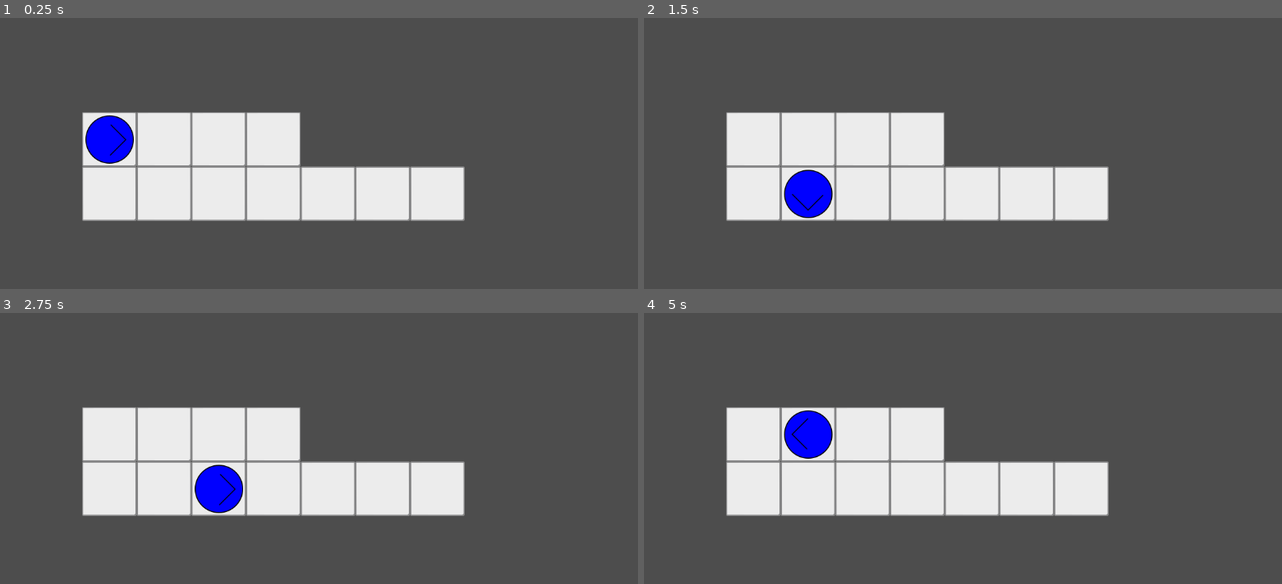
Above: before the commit, frames 1-4 (two rows, left to right).
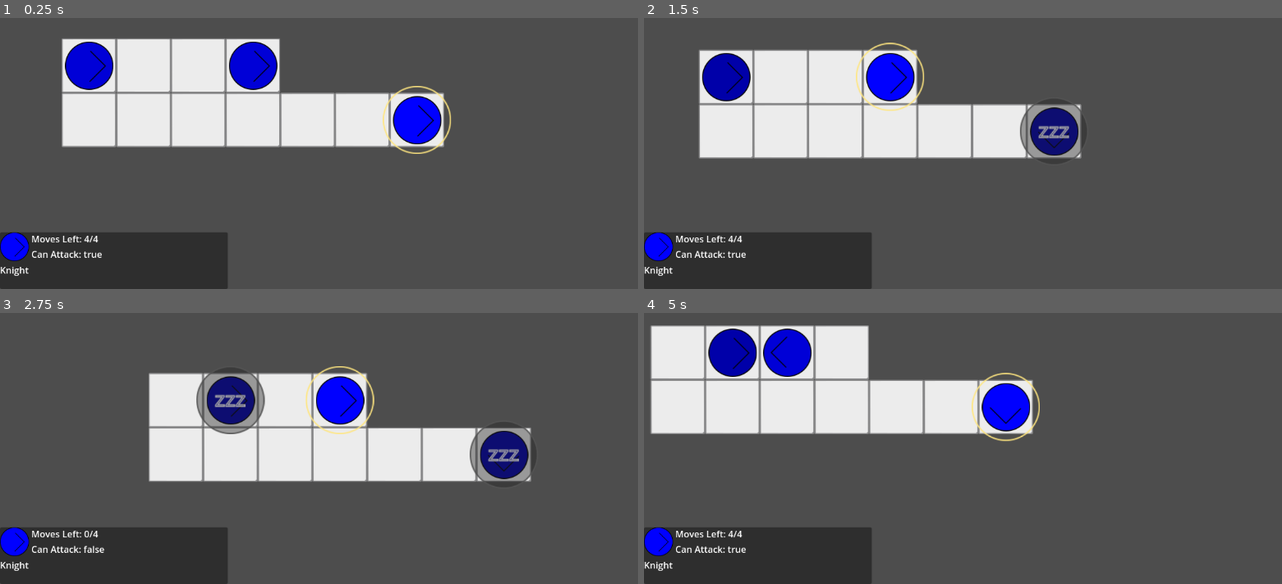
Above: after the commit, the same moments.

Repository: mathew-tran/onlyone
Game: Godot game, scene res://Scenes/Main.tscn
Two runs of this game, one before a commit and one after it. Both use one fixed random seed, a clock stepped at 60 frames per second and the inputs below.
Inputs:
- Up to frame 1 (0.25 s): no input
- Up to frame 2 (1.5 s): tap Enter (end_turn, bound only after the commit) at 0.5, 0.8, 1.35 s; hold D (right) 0.53-1.28 s; tap Space (attack) at 0.6 s; hold S (down) from 1.28 s (still down)
- Up to frame 3 (2.75 s): tap Tab (tab, bound only after the commit) at 1.55 s; release S (down) at 2.03 s; hold D (right) from 2.03 s (still down); hold Tab (tab, bound only after the commit) from 2.03 s (still down); tap Space (attack) at 2.3 s
- Up to frame 4 (5 s): release D (right) at 2.78 s; release Tab (tab, bound only after the commit) at 2.78 s; hold W (up) 2.78-3.53 s; tap Space (attack) at 2.85, 4.55 s; tap Enter (end_turn, bound only after the commit) at 3.05, 3.6 s; hold Tab (tab, bound only after the commit) 3.53-4.28 s; hold A (left) from 3.53 s (still down); tap Tab (tab, bound only after the commit) at 4.35 s

The runs differ from the first frame. In frame 1, 38% of the frame differs, in the area x 0-73%, y 7-100%; in frame 2, 34%; in frame 3, 30%; in frame 4, 39%, in the area x 0-73%, y 4-100%.

Commit message:
allow player to complete turns and tab between incomplete pawns

Diff:
--- /dev/null
+++ b/Content/CharacterData.gd
@@ -0,0 +1,7 @@
+extends Resource
+
+class_name CharacterData
+
+@export var Name = ""
+@export var Moves = 3
+@export var CharImage : Texture2D
--- /dev/null
+++ b/Content/Characters/Knight_CharacterData.tres
@@ -0,0 +1,11 @@
+[gd_resource type="Resource" script_class="CharacterData" load_steps=3 format=3 uid="uid://5bjel7qo2qqg"]
+
+[ext_resource type="Script" uid="uid://cvnca3hc0gyfj" path="res://Content/CharacterData.gd" id="1_7lmro"]
+[ext_resource type="Texture2D" uid="uid://cwnwy5k2nn5es" path="res://Art/Knight.png" id="1_enjg0"]
+
+[resource]
+script = ExtResource("1_7lmro")
+Name = "Knight"
+Moves = 4
+CharImage = ExtResource("1_enjg0")
+metadata/_custom_type_script = "uid://cvnca3hc0gyfj"
--- a/Prefabs/Pawn.tscn
+++ b/Prefabs/Pawn.tscn
@@ -1,13 +1,17 @@
-[gd_scene load_steps=4 format=3 uid="uid://ktwoml5qvsxe"]
+[gd_scene load_steps=7 format=3 uid="uid://ktwoml5qvsxe"]
 
 [ext_resource type="Texture2D" uid="uid://cwnwy5k2nn5es" path="res://Art/Knight.png" id="1_4orw8"]
 [ext_resource type="Script" uid="uid://dfjye1cc2jtpq" path="res://Scripts/Pawn.gd" id="1_ohklm"]
+[ext_resource type="Resource" uid="uid://5bjel7qo2qqg" path="res://Content/Characters/Knight_CharacterData.tres" id="2_mq203"]
+[ext_resource type="Texture2D" uid="uid://75wg7267x21j" path="res://Art/Highlight.png" id="4_qcmd7"]
+[ext_resource type="Texture2D" uid="uid://orhjtp17nisk" path="res://Art/TiredHighlight.png" id="5_dfchu"]
 
 [sub_resource type="CircleShape2D" id="CircleShape2D_4orw8"]
 radius = 28.72
 
 [node name="Pawn" type="Area2D"]
 script = ExtResource("1_ohklm")
+CharData = ExtResource("2_mq203")
 
 [node name="TextureRect" type="TextureRect" parent="."]
 custom_minimum_size = Vector2(85, 85)
@@ -20,6 +24,30 @@
 expand_mode = 4
 stretch_mode = 5
 
+[node name="Higlight" type="TextureRect" parent="."]
+visible = false
+custom_minimum_size = Vector2(120, 90)
+offset_left = -60.0
+offset_top = -60.0
+offset_right = 60.0
+offset_bottom = 60.0
+pivot_offset = Vector2(60, 60)
+texture = ExtResource("4_qcmd7")
+expand_mode = 4
+stretch_mode = 5
+
+[node name="TiredHighlight" type="TextureRect" parent="."]
+visible = false
+custom_minimum_size = Vector2(120, 90)
+offset_left = -60.0
+offset_top = -60.0
+offset_right = 60.0
+offset_bottom = 60.0
+pivot_offset = Vector2(60, 60)
+texture = ExtResource("5_dfchu")
+expand_mode = 4
+stretch_mode = 5
+
 [node name="CollisionShape2D" type="CollisionShape2D" parent="."]
 shape = SubResource("CircleShape2D_4orw8")
 
--- /dev/null
+++ b/Prefabs/UI/CurrentCharacterUI.tscn
@@ -0,0 +1,44 @@
+[gd_scene load_steps=3 format=3 uid="uid://ccrj4phptewfq"]
+
+[ext_resource type="Texture2D" uid="uid://cwnwy5k2nn5es" path="res://Art/Knight.png" id="1_8fn3n"]
+[ext_resource type="Script" uid="uid://bfhrs36tuenoa" path="res://Scripts/UI/CurrentCharacterUI.gd" id="1_f73f1"]
+
+[node name="Panel" type="Panel"]
+custom_minimum_size = Vector2(400, 100)
+anchors_preset = 2
+anchor_top = 1.0
+anchor_bottom = 1.0
+offset_top = -50.0
+offset_right = 250.0
+grow_vertical = 0
+script = ExtResource("1_f73f1")
+
+[node name="HBoxContainer" type="HBoxContainer" parent="."]
+layout_mode = 0
+offset_right = 40.0
+offset_bottom = 40.0
+
+[node name="VBoxContainer2" type="VBoxContainer" parent="HBoxContainer"]
+layout_mode = 2
+
+[node name="TextureRect" type="TextureRect" parent="HBoxContainer/VBoxContainer2"]
+custom_minimum_size = Vector2(50, 50)
+layout_mode = 2
+texture = ExtResource("1_8fn3n")
+expand_mode = 4
+stretch_mode = 5
+
+[node name="Label" type="Label" parent="HBoxContainer/VBoxContainer2"]
+layout_mode = 2
+text = "KNIGHT"
+
+[node name="VBoxContainer" type="VBoxContainer" parent="HBoxContainer"]
+layout_mode = 2
+
+[node name="Label" type="Label" parent="HBoxContainer/VBoxContainer"]
+layout_mode = 2
+text = "Moves Left"
+
+[node name="Label2" type="Label" parent="HBoxContainer/VBoxContainer"]
+layout_mode = 2
+text = "bCanShoot"
--- a/Scenes/Main.tscn
+++ b/Scenes/Main.tscn
@@ -1,10 +1,14 @@
-[gd_scene load_steps=3 format=3 uid="uid://b6ruj6kr3b8ul"]
+[gd_scene load_steps=5 format=3 uid="uid://b6ruj6kr3b8ul"]
 
 [ext_resource type="PackedScene" uid="uid://dovjqvgagph61" path="res://Prefabs/AvailableTile.tscn" id="1_r150o"]
+[ext_resource type="Script" uid="uid://c08c3g1akko6l" path="res://Scripts/Game.gd" id="1_rgh2o"]
 [ext_resource type="PackedScene" uid="uid://ktwoml5qvsxe" path="res://Prefabs/Pawn.tscn" id="2_idj7w"]
+[ext_resource type="PackedScene" uid="uid://ccrj4phptewfq" path="res://Prefabs/UI/CurrentCharacterUI.tscn" id="3_kln2b"]
 
-[node name="Node2D" type="Node2D"]
+[node name="Game" type="Node2D" node_paths=PackedStringArray("CurrentPawn") groups=["Game"]]
 position = Vector2(192, 384)
+script = ExtResource("1_rgh2o")
+CurrentPawn = NodePath("PawnList/Pawn")
 
 [node name="Tiles" type="Node2D" parent="."]
 
@@ -40,4 +44,19 @@
 [node name="AvailableTile11" parent="Tiles" instance=ExtResource("1_r150o")]
 position = Vector2(576, 96)
 
-[node name="Pawn" parent="." instance=ExtResource("2_idj7w")]
+[node name="CanvasLayer" type="CanvasLayer" parent="."]
+
+[node name="Panel" parent="CanvasLayer" instance=ExtResource("3_kln2b")]
+
+[node name="Camera2D" type="Camera2D" parent="."]
+position_smoothing_enabled = true
+
+[node name="PawnList" type="Node2D" parent="."]
+
+[node name="Pawn" parent="PawnList" instance=ExtResource("2_idj7w")]
+
+[node name="Pawn2" parent="PawnList" instance=ExtResource("2_idj7w")]
+position = Vector2(288, 0)
+
+[node name="Pawn3" parent="PawnList" instance=ExtResource("2_idj7w")]
+position = Vector2(576, 96)
--- /dev/null
+++ b/Scripts/Autoload/Helper.gd
@@ -0,0 +1,4 @@
+extends Node
+
+func GetGame() -> Game:
+	return get_tree().get_nodes_in_group("Game")[0]
--- /dev/null
+++ b/Scripts/Game.gd
@@ -0,0 +1,59 @@
+extends Node2D
+
+class_name Game
+
+@export var CurrentPawn : Pawn
+
+signal OnPawnUpdate
+signal OnEndTurn
+
+var TabIndex = -1
+func _ready() -> void:
+	for pawn in GetPawnList():
+		pawn.Refresh()
+	OnEndTurn.connect(EndTurn)
+	EndTurn()
+
+func GetPawnList():
+	return $PawnList.get_children()
+
+func _input(event: InputEvent) -> void:
+	if event.is_action_pressed("tab"):
+		SwitchNextValidPawn()
+
+func SwitchNextValidPawn():
+	TabIndex += 1
+	if TabIndex >= len(GetPawnList()):
+		TabIndex = 0
+
+	if GetPawnList()[TabIndex].IsAvailable():
+		CurrentPawn.StallTurn()
+		CurrentPawn = GetPawnList()[TabIndex]
+		CurrentPawn.StartTurn()
+
+func DecideNextPawn():
+	var nextPawn : Pawn
+	if len(GetPawnList()) <= 0:
+		print("ALL PAWNS ARE DEAD")
+		return
+	for pawn in GetPawnList():
+		if pawn.IsAvailable():
+			nextPawn = pawn
+	if nextPawn:
+		nextPawn.StartTurn()
+		CurrentPawn = nextPawn
+		TabIndex = CurrentPawn.get_index()
+	else:
+		for pawn in GetPawnList():
+			pawn.Refresh()
+		DecideNextPawn()
+
+func EndTurn():
+	DecideNextPawn()
+
+func GetCurrentPawn():
+	return CurrentPawn
+
+func _process(delta: float) -> void:
+	if GetCurrentPawn():
+		$Camera2D.global_position = GetCurrentPawn().global_position
--- a/Scripts/Pawn.gd
+++ b/Scripts/Pawn.gd
@@ -15,15 +15,91 @@
 	DOWN
 }
 var bCanMove = true
+var bCanShoot = true
 
+enum PAWN_STATE {
+	TO_BE_USED,
+	USING,
+	TIRED
+}
+
+var CurrentState = PAWN_STATE.TO_BE_USED
 var CurrentDirection = DIRECTION.RIGHT
+
+var MovesLeft = 3
+
+signal OnCharacterUpdate(pawn)
+
+@export var CharData : CharacterData
+
+func IsTired():
+	return CurrentState == PAWN_STATE.TIRED
+
+func IsBeingUsed():
+	return CurrentState == PAWN_STATE.USING
+
+func IsAvailable():
+	return CurrentState == PAWN_STATE.TO_BE_USED
+
+func UpdateState(newState):
+	CurrentState = newState
+	UpdateSprite()
+
+func Refresh():
+	MovesLeft = CharData.Moves
+	bCanShoot = true
+	UpdateState(PAWN_STATE.TO_BE_USED)
+	set_process(false)
+	modulate = Color.ANTIQUE_WHITE
+
+func StartTurn():
+
+	Helper.GetGame().OnPawnUpdate.emit()
+	UpdateState(PAWN_STATE.USING)
+	print(name + " TURN START")
+	set_process(true)
+	modulate = Color.WHITE
+
+func StallTurn():
+	UpdateState(PAWN_STATE.TO_BE_USED)
+	modulate = Color.PINK
+	set_process(false)
+
+func EndTurn():
+	print(name + " TURN END")
+
+	UpdateState(PAWN_STATE.TIRED)
+	Helper.GetGame().OnEndTurn.emit()
+	set_process(false)
+	modulate = Color.DARK_GRAY
+
 
 func _ready() -> void:
 	pass
 
 func _process(delta: float) -> void:
-	if bCanMove == false:
+	if CurrentState != PAWN_STATE.USING:
 		return
+
+	if MovesLeft <= 0 and bCanShoot == false:
+		EndTurn()
+		return
+	if Input.is_action_just_pressed("end_turn"):
+		EndTurn()
+		return
+
+	if Input.is_action_just_pressed("attack"):
+		if bCanShoot:
+			bCanShoot = false
+			MovesLeft = 0
+			print(name + "shoot")
+			Helper.GetGame().OnPawnUpdate.emit()
+		return
+
+	if CanMove() == false:
+		return
+
+
 
 	var moveVector = Vector2.ZERO
 	if Input.is_action_just_pressed("left"):
@@ -58,7 +134,12 @@
 			MOVE_TEST_RESULT.OPEN_SPOT:
 				global_position += moveVector * Definitions.CellSize
 		bCanMove = true
+		MovesLeft -= 1
+		Helper.GetGame().OnPawnUpdate.emit()
 		UpdateSprite()
+
+func CanMove():
+	return MovesLeft > 0 and bCanMove
 
 func CheckResult(areas):
 	print(areas)
@@ -82,3 +163,12 @@
 			$TextureRect.rotation_degrees = 0
 		DIRECTION.DOWN:
 			$TextureRect.rotation_degrees = 90
+	if CurrentState == PAWN_STATE.USING:
+		$Higlight.visible = true
+	else:
+		$Higlight.visible = false
+
+	if CurrentState == PAWN_STATE.TIRED:
+		$TiredHighlight.visible = true
+	else:
+		$TiredHighlight.visible = false
--- /dev/null
+++ b/Scripts/UI/CurrentCharacterUI.gd
@@ -0,0 +1,17 @@
+extends Panel
+
+@onready var PawnImage = $HBoxContainer/VBoxContainer2/TextureRect
+@onready var PawnNameText = $HBoxContainer/VBoxContainer2/Label
+@onready var MovesLeftText = $HBoxContainer/VBoxContainer/Label
+@onready var CanShootText = $HBoxContainer/VBoxContainer/Label2
+
+func _ready() -> void:
+	Helper.GetGame().OnPawnUpdate.connect(OnPawnUpdate)
+	OnPawnUpdate()
+
+func OnPawnUpdate():
+	var pawn = Helper.GetGame().GetCurrentPawn() as Pawn
+	PawnNameText.text =  pawn.CharData.Name
+	PawnImage.texture = pawn.CharData.CharImage
+	MovesLeftText.text = "Moves Left: " + str(pawn.MovesLeft) + "/" + str(pawn.CharData.Moves)
+	CanShootText.text = "Can Attack: " +  str(pawn.bCanShoot)
--- a/project.godot
+++ b/project.godot
@@ -18,27 +18,32 @@
 [autoload]
 
 Definitions="*res://Scripts/Autoload/Definitions.gd"
+Helper="*res://Scripts/Autoload/Helper.gd"
 
 [input]
 
 left={
 "deadzone": 0.2,
 "events": [Object(InputEventKey,"resource_local_to_scene":false,"resource_name":"","device":-1,"window_id":0,"alt_press …(191 unchanged characters)…
+, Object(InputEventKey,"resource_local_to_scene":false,"resource_name":"","device":-1,"window_id":0,"alt_pressed":false,"shift_pressed":false,"ctrl_pressed":false,"meta_pressed":false,"pressed":false,"keycode":0,"physical_keycode":4194319,"key_label":0,"unicode":0,"location":0,"echo":false,"script":null)
 ]
 }
 right={
 "deadzone": 0.2,
 "events": [Object(InputEventKey,"resource_local_to_scene":false,"resource_name":"","device":-1,"window_id":0,"alt_press …(192 unchanged characters)…
+, Object(InputEventKey,"resource_local_to_scene":false,"resource_name":"","device":-1,"window_id":0,"alt_pressed":false,"shift_pressed":false,"ctrl_pressed":false,"meta_pressed":false,"pressed":false,"keycode":0,"physical_keycode":4194321,"key_label":0,"unicode":0,"location":0,"echo":false,"script":null)
 ]
 }
 up={
 "deadzone": 0.2,
 "events": [Object(InputEventKey,"resource_local_to_scene":false,"resource_name":"","device":-1,"window_id":0,"alt_press …(192 unchanged characters)…
+, Object(InputEventKey,"resource_local_to_scene":false,"resource_name":"","device":-1,"window_id":0,"alt_pressed":false,"shift_pressed":false,"ctrl_pressed":false,"meta_pressed":false,"pressed":false,"keycode":0,"physical_keycode":4194320,"key_label":0,"unicode":0,"location":0,"echo":false,"script":null)
 ]
 }
 down={
 "deadzone": 0.2,
 "events": [Object(InputEventKey,"resource_local_to_scene":false,"resource_name":"","device":-1,"window_id":0,"alt_press …(192 unchanged characters)…
+, Object(InputEventKey,"resource_local_to_scene":false,"resource_name":"","device":-1,"window_id":0,"alt_pressed":false,"shift_pressed":false,"ctrl_pressed":false,"meta_pressed":false,"pressed":false,"keycode":0,"physical_keycode":4194322,"key_label":0,"unicode":0,"location":0,"echo":false,"script":null)
 ]
 }
 attack={
@@ -46,6 +51,16 @@
 "events": [Object(InputEventKey,"resource_local_to_scene":false,"resource_name":"","device":-1,"window_id":0,"alt_press …(191 unchanged characters)…
 ]
 }
+end_turn={
+"deadzone": 0.2,
+"events": [Object(InputEventKey,"resource_local_to_scene":false,"resource_name":"","device":-1,"window_id":0,"alt_pressed":false,"shift_pressed":false,"ctrl_pressed":false,"meta_pressed":false,"pressed":false,"keycode":0,"physical_keycode":4194309,"key_label":0,"unicode":0,"location":0,"echo":false,"script":null)
+]
+}
+tab={
+"deadzone": 0.2,
+"events": [Object(InputEventKey,"resource_local_to_scene":false,"resource_name":"","device":-1,"window_id":0,"alt_pressed":false,"shift_pressed":false,"ctrl_pressed":false,"meta_pressed":false,"pressed":false,"keycode":0,"physical_keycode":4194306,"key_label":0,"unicode":0,"location":0,"echo":false,"script":null)
+]
+}
 
 [layer_names]
 
Binary file added: Art/Highlight.png
Not shown, added: Art/Highlight.png.import
Binary file added: Art/TiredHighlight.png
Not shown, added: Art/TiredHighlight.png.import
Not shown, added: Content/CharacterData.gd.uid
Not shown, added: Scripts/Autoload/Helper.gd.uid
Not shown, added: Scripts/Game.gd.uid
Not shown, added: Scripts/UI/CurrentCharacterUI.gd.uid
